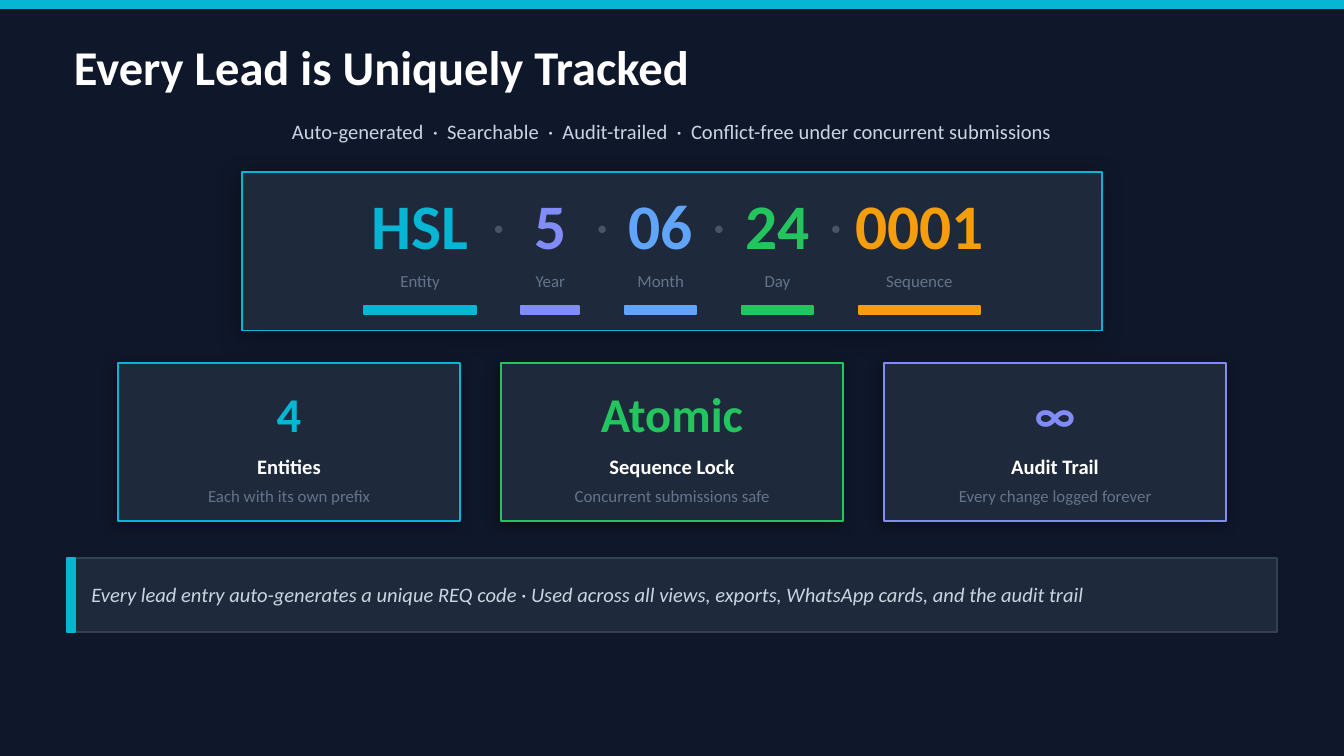
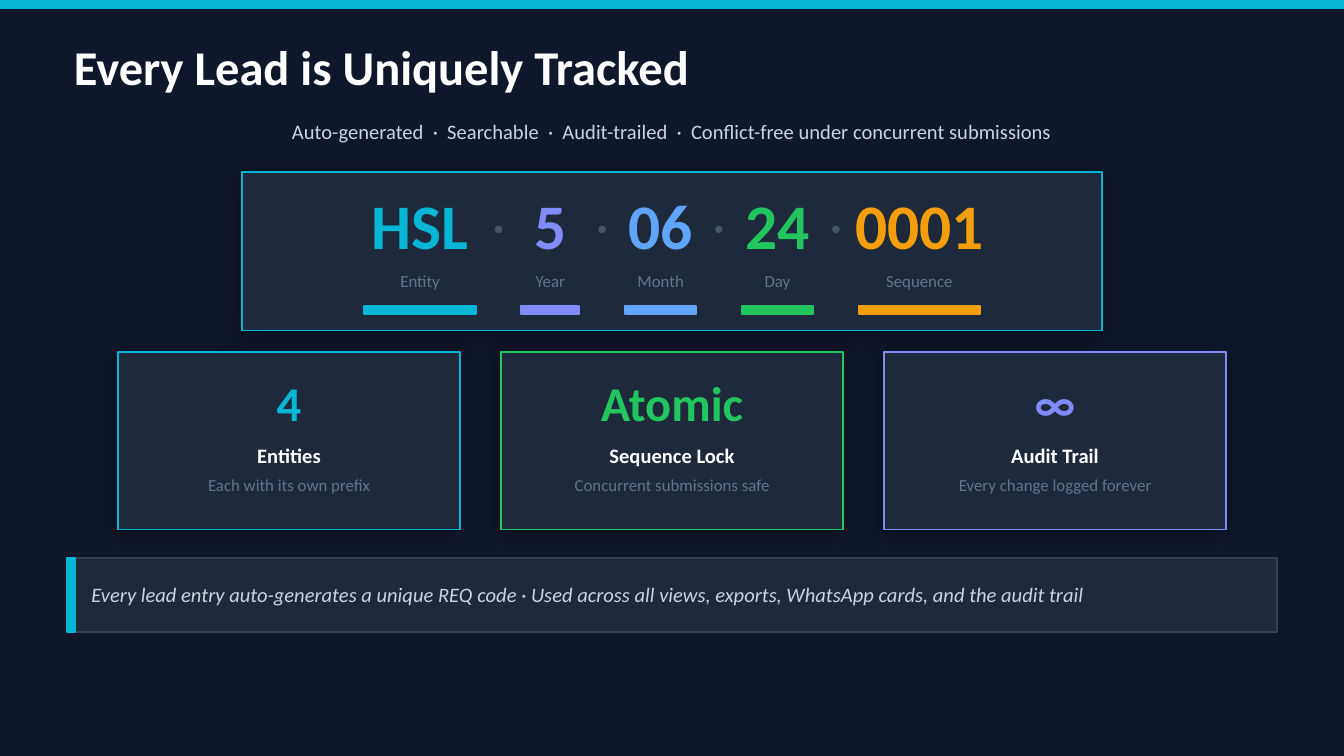
Before and after one commit to ws0x/NexFlow, a slide deck: slide 6 of NexFlow-Presentation.pptx. Drawn at 1344x756 pixels with LibreOffice and Linux fonts; fonts in the diff are those of the drawing. Boxes give left, top, right and bottom in pixels: in the first picture for what was removed or moved away, otherwise in the second. Text is boxed around its words. In the diff, an @@ line names an element or a change of style, - is before the commit and + after.

```diff
--- a/NexFlow-Presentation.pptx
+++ b/NexFlow-Presentation.pptx
@@ rectangle: place and size @@
-rectangle at (118,363,461,521)
+rectangle at (118,352,461,530)
@@ rectangle: place and size @@
-rectangle at (501,363,844,521)
+rectangle at (501,352,844,530)
@@ rectangle: place and size @@
-rectangle at (884,363,1227,521)
+rectangle at (884,352,1227,530)
@@ 9 texts: place and size @@
-9 texts at (208,374,1212,505)
+9 texts at (208,363,1212,494)
```
Also in this commit, not shown: 7 other files.
